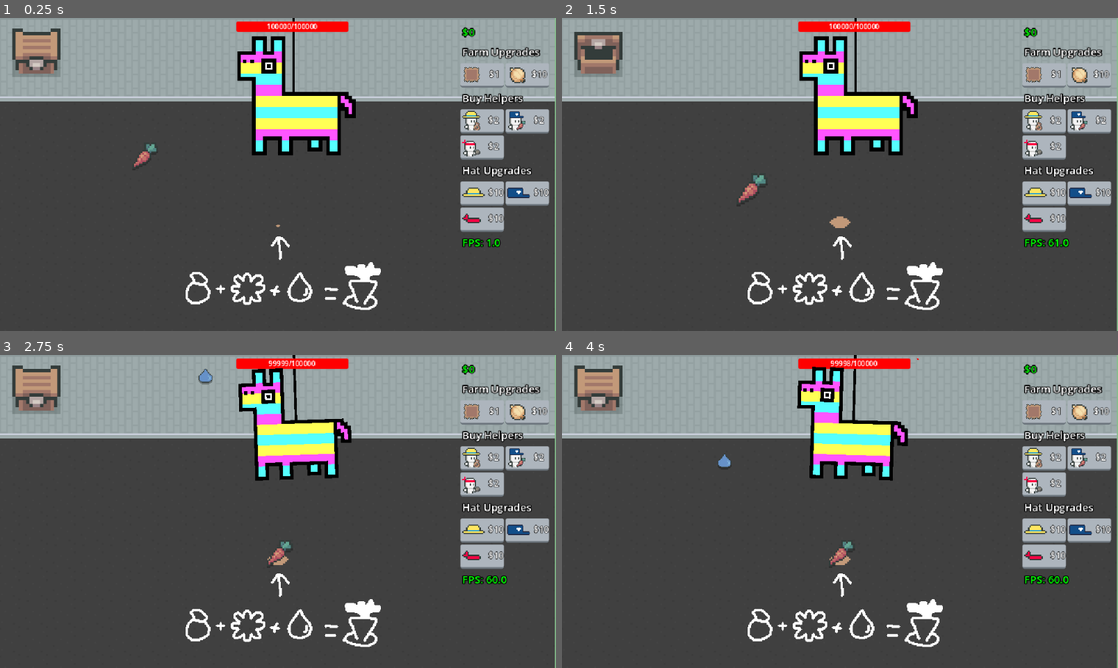
Above: before the commit, frames 1-4 (two rows, left to right).
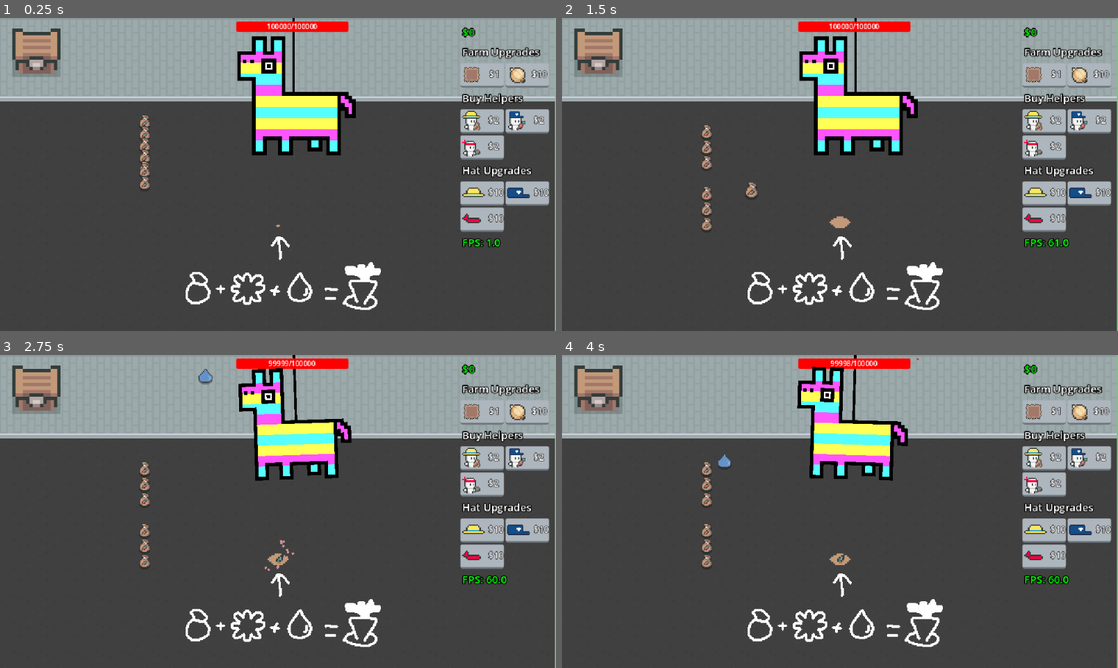
Above: after the commit, the same moments.

Repository: eric-marsh/farminata
Game: Godot game, scene res://scene/scene_switcher.tscn
Two runs of this game, one before a commit and one after it. Both use one fixed random seed, a clock stepped at 60 frames per second and the inputs below. Sound files missing from this copy of the repository are replaced by a short silence.
Inputs (mouse positions are in pixels of both pictures, inside the frame that each line leads up to):
- Up to frame 1 (0.25 s): no input
- Up to frame 2 (1.5 s): drag from (840, 218) to (600, 58) at 0.52 s; drag from (706, 177) to (840, 218) at 1.27 s
- Up to frame 3 (2.75 s): move the mouse to (289, 423) at 2.02 s; tap Mouse wheel down (SCROLL_DOWN) at 2.1 s; click (289, 423) at 2.17 s
- Up to frame 4 (4 s): drag from (767, 380) to (600, 395) at 2.77 s; drag from (856, 423) to (789, 577) at 3.52 s

The runs differ from the first frame. In frame 1, 0.3% of the frame differs, in the area x 24-29%, y 31-55%; in frame 2, 1.2%, in the area x 2-37%, y 3-68%; in frame 3, 0.5%; in frame 4, 0.4%.

Commit message:
make droppable click size a bit bigger

Diff:
--- a/scene/droppable.tscn
+++ b/scene/droppable.tscn
@@ -9,7 +9,7 @@
 shader_parameter/modulate = Color(0, 0, 0, 1)
 
 [sub_resource type="CircleShape2D" id="CircleShape2D_34vfq"]
-radius = 7.0
+radius = 9.0
 
 [node name="Droppable" type="RigidBody2D" groups=["droppable"]]
 y_sort_enabled = true
@@ -30,7 +30,7 @@
 offset = Vector2(0, -7)
 
 [node name="CollisionShape2D" type="CollisionShape2D" parent="."]
-position = Vector2(0, -6)
+position = Vector2(0, -8)
 shape = SubResource("CircleShape2D_34vfq")
 
 [connection signal="input_event" from="." to="." method="_on_input_event"]
--- a/scene/main.tscn
+++ b/scene/main.tscn
@@ -92,7 +92,31 @@
 
 [node name="Droppable" parent="Drops" instance=ExtResource("8_v2gmf")]
 position = Vector2(166, 139)
-drop_type = 5
+drop_type = 4
+
+[node name="Droppable2" parent="Drops" instance=ExtResource("8_v2gmf")]
+position = Vector2(166, 139)
+drop_type = 4
+
+[node name="Droppable3" parent="Drops" instance=ExtResource("8_v2gmf")]
+position = Vector2(166, 139)
+drop_type = 4
+
+[node name="Droppable4" parent="Drops" instance=ExtResource("8_v2gmf")]
+position = Vector2(166, 139)
+drop_type = 4
+
+[node name="Droppable5" parent="Drops" instance=ExtResource("8_v2gmf")]
+position = Vector2(166, 139)
+drop_type = 4
+
+[node name="Droppable6" parent="Drops" instance=ExtResource("8_v2gmf")]
+position = Vector2(166, 139)
+drop_type = 4
+
+[node name="Droppable7" parent="Drops" instance=ExtResource("8_v2gmf")]
+position = Vector2(166, 139)
+drop_type = 4
 
 [node name="Helpers" type="Node2D" parent="."]
 y_sort_enabled = true
